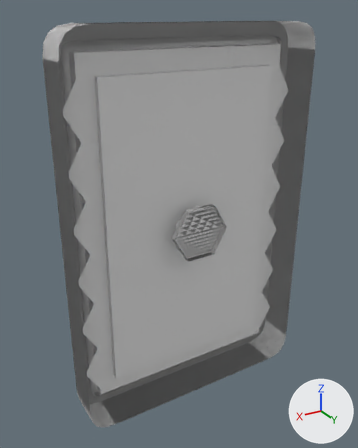
One commit to the FBX model Assets/_THALASSO/Art/Meshes/Environment/Props/SM_DoorLock.fbx: the scene before it, then after it.
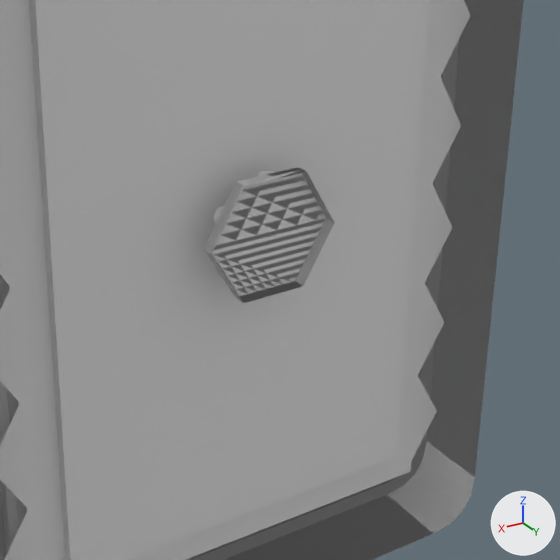
Old and new are each drawn whole from a 50 mm lens placed at (0.326, 0.486, 0.265), pointed at (0.006, -0.047, -0.002) and again close up on the part from 24% to 90% of the width and 30% to 83% of the height. The axes (+X, +Y, +Z) are drawn at lower right. The lights are the same throughout. Where no turn or scale is listed for an object, it has been applied to the vertices.

In view in the first close-up: 'DoorLock_Back', 'DoorLock_Front', 'DoorLock_Hex1', 'DoorLock_Hex3', 'DoorLock_Hex4', 'DoorLock_Hex5', 'DoorLock_Lid'.
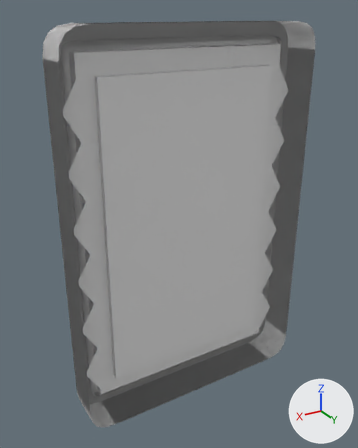
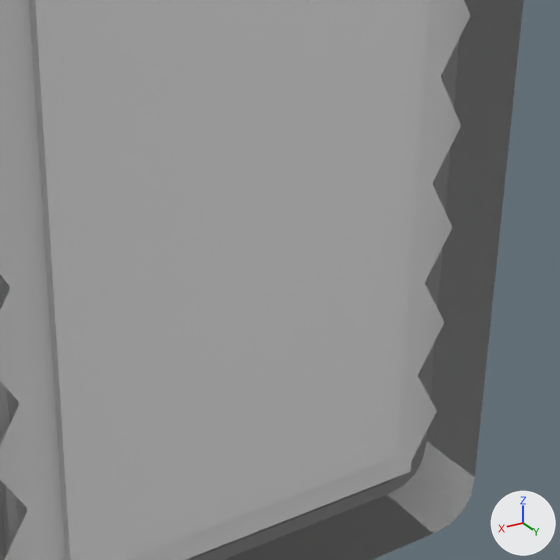
Patch to the scene script:
```diff
--- a/Assets/_THALASSO/Art/Meshes/Environment/Props/SM_DoorLock.fbx.py
+++ b/Assets/_THALASSO/Art/Meshes/Environment/Props/SM_DoorLock.fbx.py
@@ ob_doorlock_hex2 @@
 ob_doorlock_hex2 = bpy.data.objects.new('DoorLock_Hex2', me_mesh_003)
-ob_doorlock_hex2.location = (0.0, 0.0, 0.0)
+ob_doorlock_hex2.location = (0.0, -0.0253, 0.165)
@@ ob_doorlock_hex3 @@
 ob_doorlock_hex3 = bpy.data.objects.new('DoorLock_Hex3', me_mesh_004)
-ob_doorlock_hex3.location = (0.0, 0.0, 0.0)
+ob_doorlock_hex3.location = (-0.06, -0.0253, 0.061)
@@ ob_doorlock_hex1 @@
 ob_doorlock_hex1 = bpy.data.objects.new('DoorLock_Hex1', me_mesh_002)
-ob_doorlock_hex1.location = (0.0, 0.0, 0.0)
+ob_doorlock_hex1.location = (-0.06, -0.0253, 0.1303)
@@ ob_doorlock_hex5 @@
 ob_doorlock_hex5 = bpy.data.objects.new('DoorLock_Hex5', me_mesh_006)
-ob_doorlock_hex5.location = (0.0, 0.0, 0.0)
+ob_doorlock_hex5.location = (0.06, -0.0253, 0.1303)
@@ ob_doorlock_hex4 @@
 ob_doorlock_hex4 = bpy.data.objects.new('DoorLock_Hex4', me_mesh_005)
-ob_doorlock_hex4.location = (0.0, 0.0, 0.0)
+ob_doorlock_hex4.location = (0.0, -0.0253, 0.0957)
```

Where the change shows, as pixel boxes [x1, y1, x2, y2] in the close-ups (560 x 560 px):
'DoorLock_Hex3', moved (not visible afterwards)
    before: [204, 167, 334, 303]
'DoorLock_Hex1', moved (not visible afterwards)
    before: [207, 171, 329, 297]
'DoorLock_Hex5', moved (not visible afterwards)
    before: [214, 206, 224, 223]
'DoorLock_Hex4', moved (not visible afterwards)
    before: [214, 267, 223, 278]
